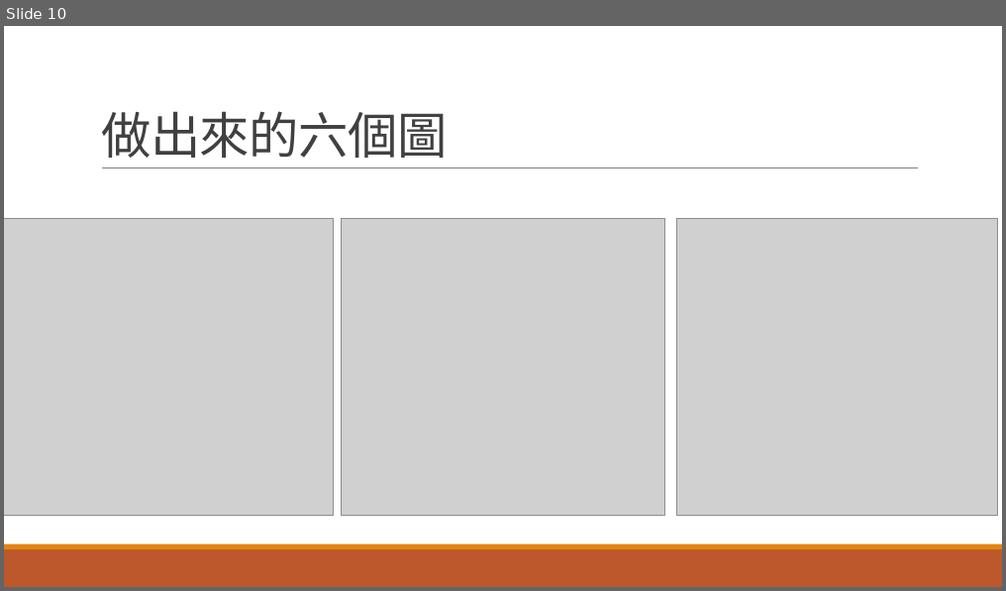
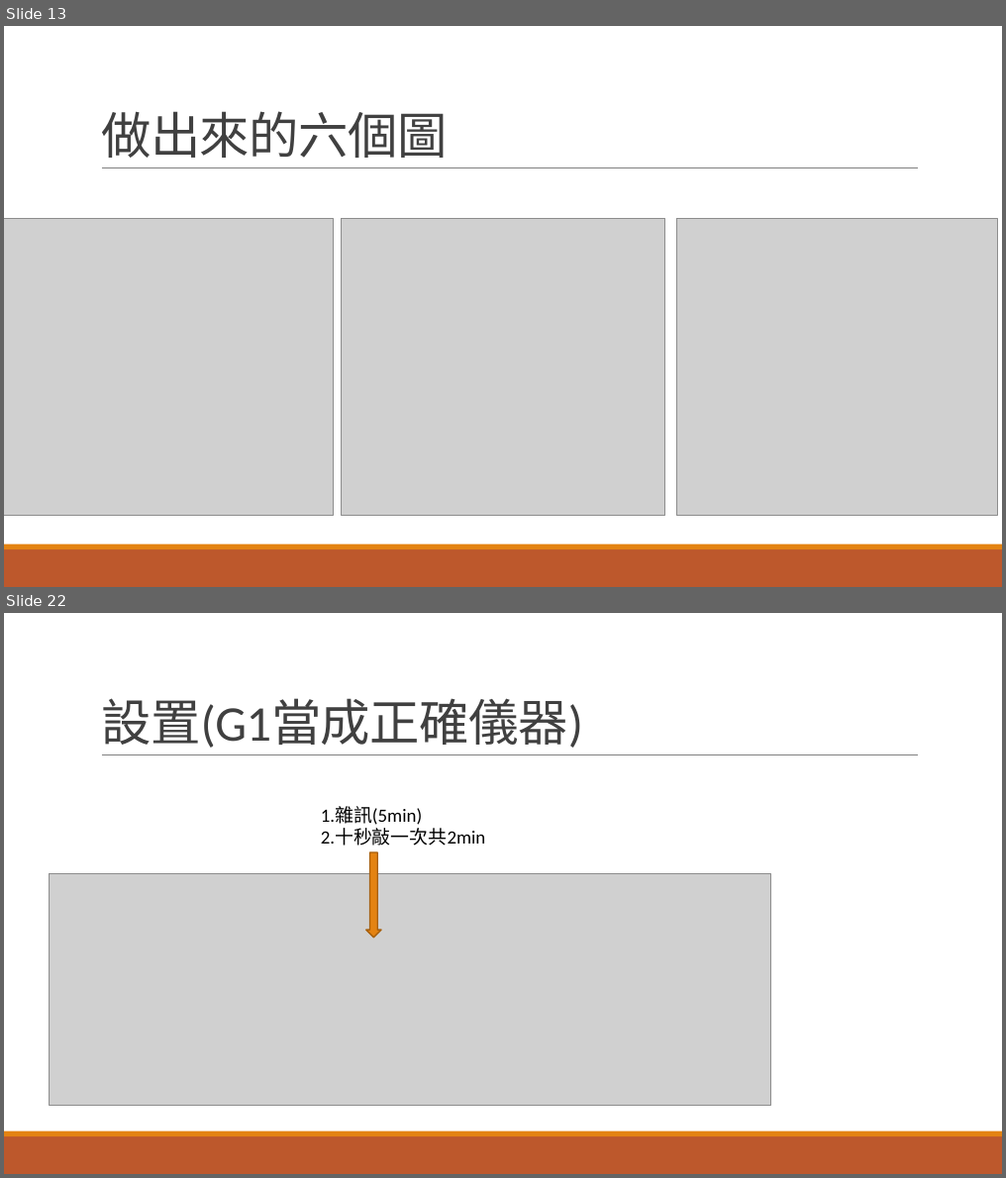
Before and after one commit to r889165/BackUpThesis, a slide deck: Geophone_Calibration/地聲儀求參數.pptx. Shown one above the other, each under a label of ours: slide 10 before the commit, slides 13 and 22 after it; the slides between them are not shown. The pictures are 1006x591 and 1006x1178 pixels, drawn with LibreOffice and Linux fonts; fonts in the diff are those of the drawing; grey boxes stand for pictures. Boxes give left, top, right and bottom in pixels: in the first picture for what was removed or moved away, otherwise in the second. Text is boxed around its words. In the diff, an @@ line names an element or a change of style, - is before the commit and + after.

```diff
--- a/Geophone_Calibration/地聲儀求參數.pptx
+++ b/Geophone_Calibration/地聲儀求參數.pptx
@@ slide 22 added at [4, 613, 1002, 1174], background #FFFFFF; not listed: 3 template elements that a slide beside it also shows @@
@@ title added at [101, 698, 583, 748], 48 pt, text #404040 @@
+設置(G1當成正確儀器)
@@ text added at [321, 806, 486, 846], 18 pt, text #000000 @@
+1.雜訊(5min)
+2.十秒敲一次共2min
@@ picture added at [50, 874, 771, 1106] @@
@@ down arrow added at [366, 853, 381, 938], fill #E48312, outline #A9610D 1.25 pt @@
@@ what was slide 10 is now slide 13 @@
```
Also in this commit, not shown: 8 slides changed, 16 other slides added, 4 slides removed, 20 other files.
